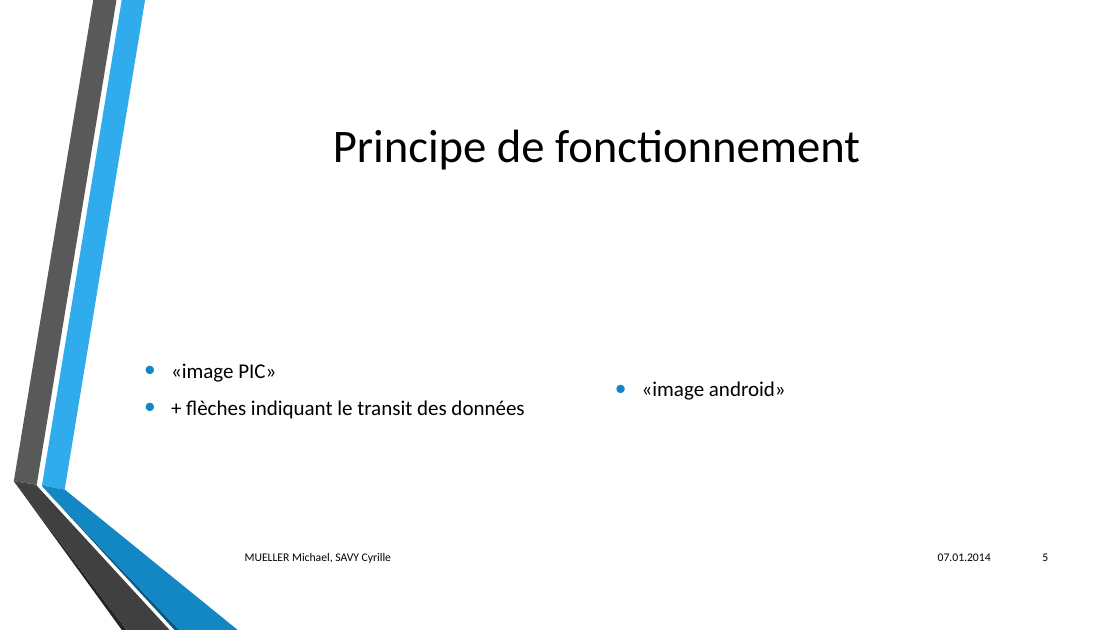
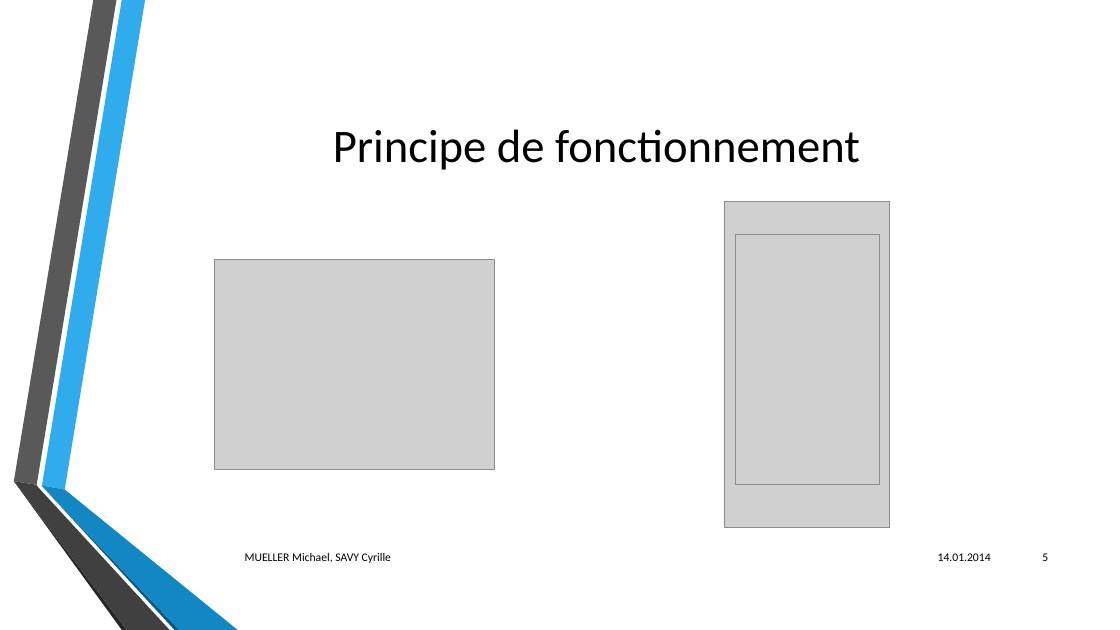
Before and after one commit to CyrilleSavy/BluetoothDevMob, a slide deck: slide 5 of Bluetooth sur Android.pptx. Drawn at 1120x630 pixels with LibreOffice and Linux fonts; fonts in the diff are those of the drawing; grey boxes stand for pictures; background and template pictures are left out. Boxes give left, top, right and bottom in pixels: in the first picture for what was removed or moved away, otherwise in the second. Text is boxed around its words. In the diff, an @@ line names an element or a change of style, - is before the commit and + after.

```diff
--- a/Bluetooth sur Android.pptx
+++ b/Bluetooth sur Android.pptx
@@ picture added at box(724, 202, 890, 528) @@
@@ picture added at box(735, 234, 879, 485) @@
@@ picture added at box(214, 260, 494, 470) @@
@@ text removed at box(171, 363, 524, 419) @@
-• «image PIC»
-• + flèches indiquant le transit des données
@@ text removed at box(642, 381, 786, 400) @@
-• «image android»
@@ text at box(938, 553, 991, 561): text changed @@
-07.01.2014
+14.01.2014
```
Also in this commit, not shown: 17 other slides changed.
